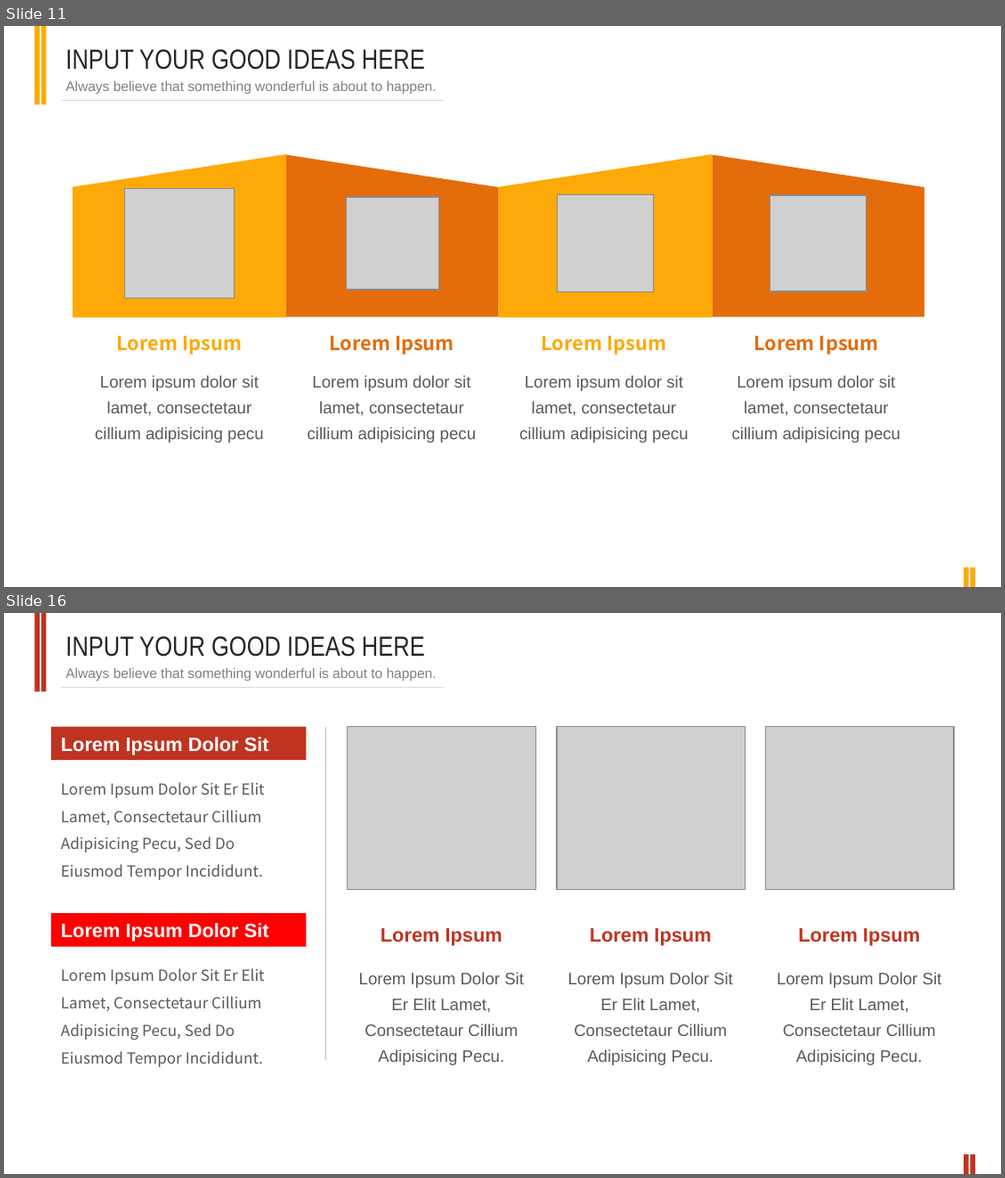
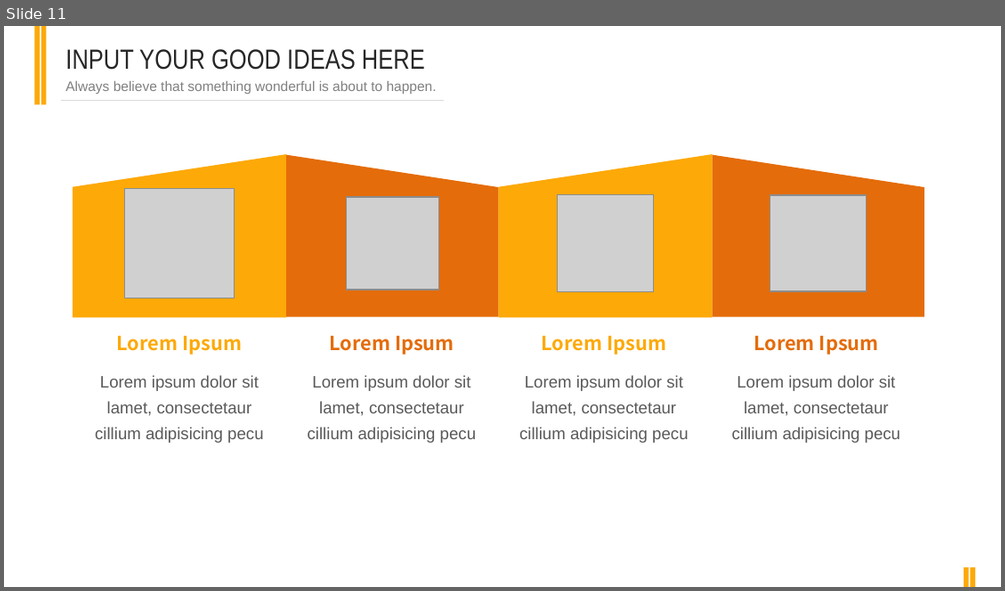
Before and after one commit to Novemser/calabashbrothersfight, a slide deck: presentation.pptx. Shown one above the other, each under a label of ours: slides 11 and 16 before the commit, slide 11 after it; the slides between them are not shown. The pictures are 1005x1178 and 1005x591 pixels, drawn with LibreOffice and Linux fonts; fonts in the diff are those of the drawing; grey boxes stand for pictures. Boxes give left, top, right and bottom in pixels: in the first picture for what was removed or moved away, otherwise in the second. Text is boxed around its words. In the diff, an @@ line names an element or a change of style, - is before the commit and + after.

```diff
--- a/presentation.pptx
+++ b/presentation.pptx
@@ slide 16 removed at (4,613,1001,1174), background #FFFFFF; not listed: 1 template element that a slide beside it also shows @@
@@ rectangle removed at (35,613,40,691) @@
@@ rectangle removed at (40,613,46,691) @@
@@ text removed at (65,636,425,657) @@
-INPUT YOUR GOOD IDEAS HERE
@@ text removed at (65,668,437,681) @@
-Always believe that something wonderful is about to happen.
@@ rectangle removed at (51,727,306,761) @@
-Lorem Ipsum Dolor Sit
@@ line removed from (326, 727) to (326, 1061) @@
@@ picture removed at (347,727,536,890) @@
@@ picture removed at (556,727,744,890) @@
@@ picture removed at (766,727,954,890) @@
@@ text removed at (61,782,265,880) @@
-Lorem Ipsum Dolor Sit Er Elit Lamet, Consectetaur Cillium Adipisicing Pecu, Sed Do Eiusmod Tempor Incididunt.
@@ rectangle removed at (51,913,306,947) @@
-Lorem Ipsum Dolor Sit
@@ text removed at (380,928,502,946) @@
-Lorem Ipsum
@@ text removed at (590,928,711,946) @@
-Lorem Ipsum
@@ text removed at (798,928,920,946) @@
-Lorem Ipsum
@@ text removed at (61,968,265,1067) @@
-Lorem Ipsum Dolor Sit Er Elit Lamet, Consectetaur Cillium Adipisicing Pecu, Sed Do Eiusmod Tempor Incididunt.
@@ text removed at (359,972,524,1065) @@
-Lorem Ipsum Dolor Sit Er Elit Lamet, Consectetaur Cillium Adipisicing Pecu.
@@ text removed at (568,972,733,1065) @@
-Lorem Ipsum Dolor Sit Er Elit Lamet, Consectetaur Cillium Adipisicing Pecu.
@@ text removed at (777,972,942,1065) @@
-Lorem Ipsum Dolor Sit Er Elit Lamet, Consectetaur Cillium Adipisicing Pecu.
@@ rectangle removed at (964,1154,969,1174) @@
@@ rectangle removed at (970,1154,975,1174) @@
```
Also in this commit, not shown: 1 slide changed, 1 slide added, 3 other slides removed.
